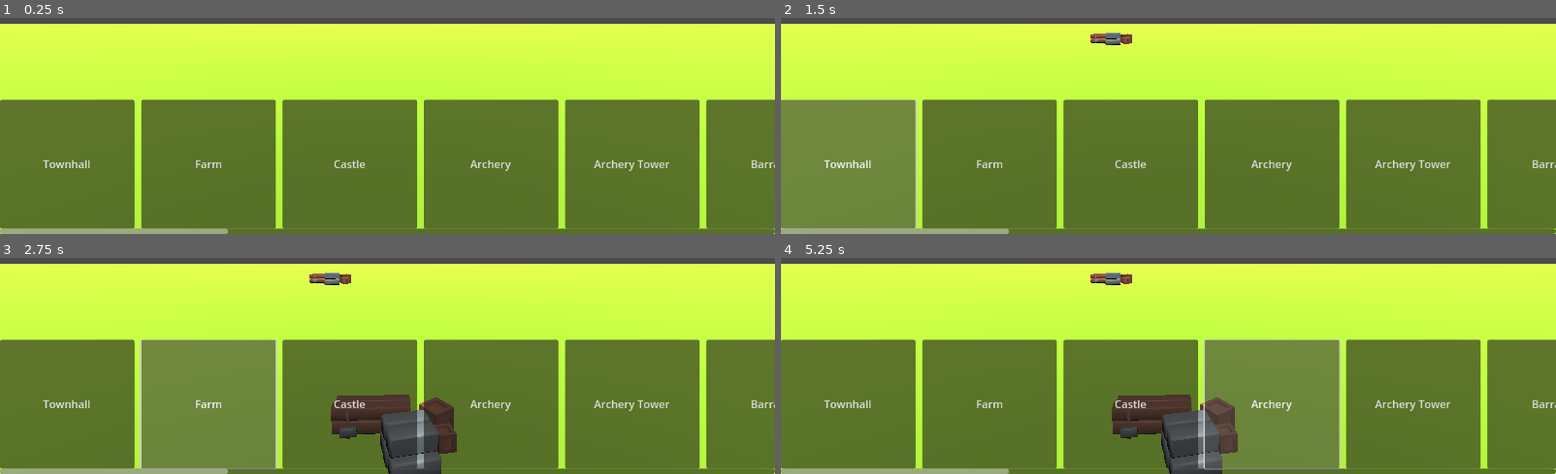
Above: before the commit, frames 1-4 (two rows, left to right).
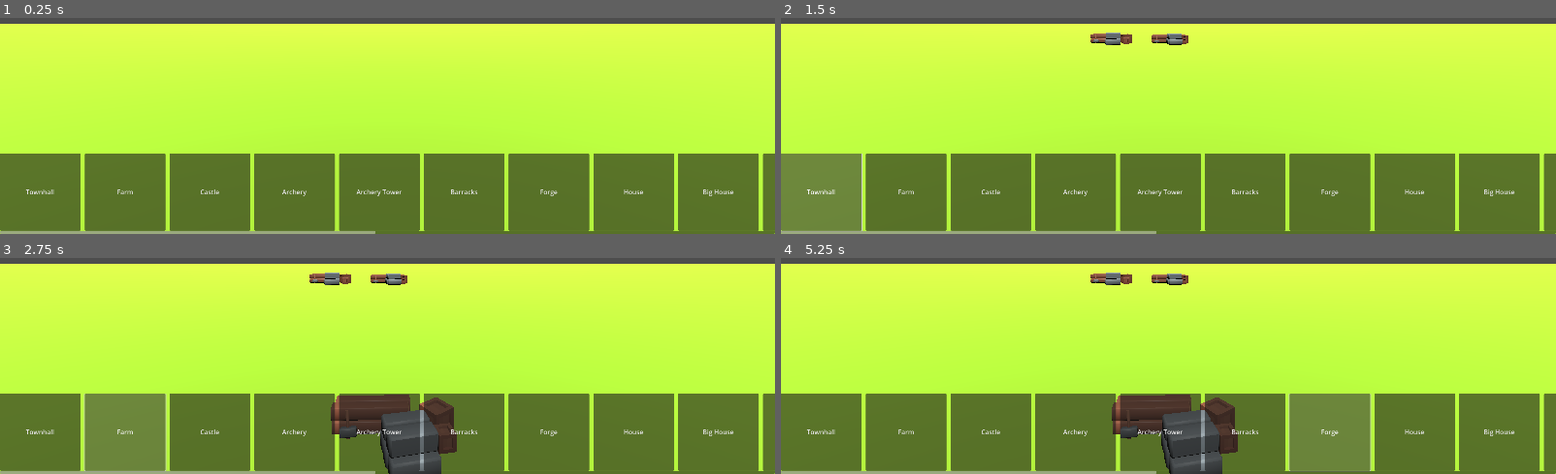
Above: after the commit, the same moments.

Repository: bocdagla/wild-jam-69
Game: Godot game, scene res://scenes/dev/buildings_test.tscn
Same seed, same stepped clock (60 frames per second), same inputs: the game is played once before the commit and once after it. This scene is started directly instead of the project's main scene.
Inputs (mouse positions are in pixels of both pictures, inside the frame that each line leads up to):
- Up to frame 1 (0.25 s): no input
- Up to frame 2 (1.5 s): click "Castle" at 0.5 s; click "Townhall" at 1.25 s
- Up to frame 3 (2.75 s): click "Farm" at 2 s
- Up to frame 4 (5.25 s): click "Archery" at 2.75 s; click "Archery Tower" at 3.5 s; click "Barracks" at 4.25 s; click (1331, 432) at 5 s, where only the run after the commit has a clickable "Forge"

The runs differ from the first frame. In frame 1, 29% of the frame differs, in the area x 0-100%, y 37-100%; in frame 2, 29%; in frame 3, 29%; in frame 4, 29%, in the area x 0-100%, y 7-100%.
Error before the commit: Invalid assignment of property or key 'position' with value of type 'Vector3' on a base object of type 'Nil'. (res://scripts/gameplay/building_creation/grid.gd…
Error after the commit: Invalid access to property or key 'name' on a base object of type 'Nil'. (res://scripts/gameplay/building_creation/building_manager.gd:107)

Commit message:
add gameflow

Diff:
--- a/prefabs/gameplay/buildings/castle.tscn
+++ b/prefabs/gameplay/buildings/castle.tscn
@@ -1,8 +1,23 @@
-[gd_scene load_steps=2 format=3 uid="uid://dgr0c4e7pmgq4"]
+[gd_scene load_steps=6 format=3 uid="uid://dgr0c4e7pmgq4"]
 
 [ext_resource type="PackedScene" uid="uid://cet4dkk1vr7qq" path="res://art/models/blue/building_castle_blue.gltf" id="1_34jfv"]
+[ext_resource type="Script" path="res://scripts/gameplay/building/building.gd" id="1_chloh"]
+[ext_resource type="PackedScene" uid="uid://dkhwym6d6kpln" path="res://art/models/neutral/building_stage_A.gltf" id="4_ky28f"]
+[ext_resource type="PackedScene" uid="uid://driwwbxdms2ir" path="res://art/models/neutral/building_stage_B.gltf" id="5_aarwv"]
+[ext_resource type="PackedScene" uid="uid://dxdj7npvbnhco" path="res://art/models/neutral/building_stage_C.gltf" id="6_efrr7"]
 
-[node name="Castle" type="Node3D"]
+[node name="Castle" type="Node3D" node_paths=PackedStringArray("_main_structure")]
+transform = Transform3D(1.2, 0, 0, 0, 1.2, 0, 0, 0, 1.2, 0, 0, 0)
+script = ExtResource("1_chloh")
+_main_structure = NodePath("building_castle_blue2")
 
 [node name="building_castle_blue2" parent="." instance=ExtResource("1_34jfv")]
-transform = Transform3D(1.2, 0, 0, 0, 1.2, 0, 0, 0, 1.2, 0, 0, 0)
+
+[node name="building_stage_A2" parent="." instance=ExtResource("4_ky28f")]
+transform = Transform3D(1.5, 0, 0, 0, 1.5, 0, 0, 0, 1.5, 0, 0, 0)
+
+[node name="building_stage_B2" parent="." instance=ExtResource("5_aarwv")]
+transform = Transform3D(1.5, 0, 0, 0, 1.5, 0, 0, 0, 1.5, 0, 0, 0)
+
+[node name="building_stage_C2" parent="." instance=ExtResource("6_efrr7")]
+transform = Transform3D(1.5, 0, 0, 0, 1.5, 0, 0, 0, 1.5, 0, 0, 0)
--- a/project.godot
+++ b/project.godot
@@ -18,6 +18,11 @@
 [autoload]
 
 SceneLoader="*res://scripts/autoloads/scene_loader.gd"
+
+[display]
+
+window/size/viewport_width=1920
+window/size/viewport_height=1080
 
 [file_customization]
 
--- a/resources/buildings/farm.tres
+++ b/resources/buildings/farm.tres
@@ -1,6 +1,6 @@
 [gd_resource type="Resource" script_class="BuildingRecord" load_steps=2 format=3 uid="uid://881ixbkvvik1"]
 
-[ext_resource type="Script" path="res://scripts/resources/Building.gd" id="1_jyg7y"]
+[ext_resource type="Script" path="res://scripts/resources/building_record.gd" id="1_jyg7y"]
 
 [resource]
 script = ExtResource("1_jyg7y")
--- a/resources/buildings/town_hall.tres
+++ b/resources/buildings/town_hall.tres
@@ -1,6 +1,6 @@
 [gd_resource type="Resource" script_class="BuildingRecord" load_steps=2 format=3 uid="uid://cgu15mlsrt7cw"]
 
-[ext_resource type="Script" path="res://scripts/resources/Building.gd" id="1_gxkwo"]
+[ext_resource type="Script" path="res://scripts/resources/building_record.gd" id="1_gxkwo"]
 
 [resource]
 script = ExtResource("1_gxkwo")
--- a/scenes/dev/buildings_test.tscn
+++ b/scenes/dev/buildings_test.tscn
@@ -1,7 +1,7 @@
 [gd_scene load_steps=6 format=3 uid="uid://pi5wn32dkb5g"]
 
 [ext_resource type="PackedScene" uid="uid://b217m2gh7rwaf" path="res://prefabs/gameplay/building_creation/grid.tscn" id="1_qlrft"]
-[ext_resource type="Script" path="res://scripts/gameplay/camera/Camera3D.gd" id="1_u3a57"]
+[ext_resource type="Script" path="res://scripts/gameplay/camera/camera_control.gd" id="1_u3a57"]
 [ext_resource type="Script" path="res://scripts/gameplay/building_creation/building_manager.gd" id="2_l0oon"]
 
 [sub_resource type="StandardMaterial3D" id="StandardMaterial3D_x4cuk"]
--- a/scenes/dev/exeon.tscn
+++ b/scenes/dev/exeon.tscn
@@ -1,6 +1,6 @@
 [gd_scene load_steps=2 format=3 uid="uid://5krc1ug3cjim"]
 
-[ext_resource type="Script" path="res://scripts/gameplay/turn_manager/turn_manager.gd" id="1_w2psw"]
+[ext_resource type="Script" path="res://scripts/gameplay/game_flow/turn_manager.gd" id="1_w2psw"]
 
 [node name="Exeon" type="Node3D"]
 
--- a/scripts/gameplay/camera/Camera3D.gd
+++ b/scripts/gameplay/camera/camera_control.gd
@@ -1,8 +1,12 @@
 extends Camera3D
 
+@export var active: bool = true;
 var camera_speed : float = 100.0
 
 func _process(delta):
+	if not active:
+		return;
+
 	var camera_movement = Vector3.ZERO
 	if Input.is_action_pressed("left"):
 		print("estoy pulsando izquierda")
--- /dev/null
+++ b/scripts/gameplay/game_flow/event_manager.gd
@@ -0,0 +1,11 @@
+extends Node
+
+
+# Called when the node enters the scene tree for the first time.
+func _ready() -> void:
+	pass # Replace with function body.
+
+
+# Called every frame. 'delta' is the elapsed time since the previous frame.
+func _process(delta: float) -> void:
+	pass
--- /dev/null
+++ b/scripts/gameplay/game_flow/game_manager.gd
@@ -0,0 +1,82 @@
+class_name GameManager;
+extends Node
+
+@export var first_attack_turn := 10;
+@export var first_attack_defense := 10;
+@export var second_attack_turn := 20;
+@export var second_attack_defense := 10;
+@export var last_attack_turn := 30;
+@export var last_attack_defense := 10;
+
+@onready var build_ui: CanvasLayer = %BuildUI
+@onready var main_camera: Camera3D = %MainCamera
+@onready var turn_manager: TurnManager = %TurnManager
+@onready var resource_manager: ResourceManager = %ResourceManager
+@onready var game_over_ui: CanvasLayer = %GameOverUI
+
+enum GAME_STATE { STARTING, TUTORIAL, PLAYING, FIRST_ATTACK, SECOND_ATTACK, FINAL_ATTACK, GAMEOVER };
+var state: GAME_STATE = GAME_STATE.STARTING;
+
+func _ready() -> void:
+	turn_manager.turn_started.connect(_on_turn_start);
+	call_deferred("_on_tutorial_finished");
+
+func _change_state(new_state: GAME_STATE):
+	match new_state:
+		GAME_STATE.STARTING:
+			game_over_ui.visible = false;
+			build_ui.visible = false;
+			pass
+
+		GAME_STATE.TUTORIAL:
+			print("tutorial");
+			game_over_ui.visible = false;
+			build_ui.visible = false;
+			pass
+
+		GAME_STATE.PLAYING:
+			game_over_ui.visible = false;
+			build_ui.visible = true;
+			pass
+
+		GAME_STATE.FIRST_ATTACK:
+			print("Firsst Attack");
+			game_over_ui.visible = false;
+			build_ui.visible = false;
+			_change_state(GAME_STATE.GAMEOVER);
+			pass
+
+		GAME_STATE.SECOND_ATTACK:
+			print("Second Attack");
+			game_over_ui.visible = false;
+			build_ui.visible = false;
+			_change_state(GAME_STATE.GAMEOVER);
+			pass
+
+		GAME_STATE.FINAL_ATTACK:
+			print("Final Attack");
+			game_over_ui.visible = false;
+			build_ui.visible = false;
+			_change_state(GAME_STATE.GAMEOVER);
+			pass
+
+		GAME_STATE.GAMEOVER:
+			build_ui.visible = false;
+			game_over_ui.visible = true;
+			print("Game Over");
+			pass
+
+func _on_tutorial_finished():
+	_change_state(GAME_STATE.PLAYING);
+
+func _on_turn_start(turn: int):
+	match turn:
+		first_attack_turn:
+			_change_state(GAME_STATE.FIRST_ATTACK);
+		second_attack_turn:
+			_change_state(GAME_STATE.SECOND_ATTACK);
+		last_attack_turn:
+			_change_state(GAME_STATE.FINAL_ATTACK)
+
+func _on_restart_pressed():
+	get_tree().reload_current_scene();
--- a/scripts/gameplay/turn_manager/turn_manager.gd
+++ b/scripts/gameplay/game_flow/turn_manager.gd
@@ -1,12 +1,13 @@
 class_name TurnManager;
 extends Node
 
-@export var last_turn := 30
+
 @export var turn_label : Label
 @export var end_game_message : Label
 var current_turn := 1
 
 signal turn_ended();
+signal turn_started(turn: int);
 
 func _ready():
 	turn_label.text = str(current_turn);
@@ -15,15 +16,10 @@
 # Función para avanzar al siguiente turno
 func next_turn():
 	current_turn += 1
-	update_game_state()
 	print("Turno actual: %s" % current_turn)
 	turn_label.text = str(current_turn);
 	turn_ended.emit();
-
-# Actualiza el estado del juego al cambiar de turno
-func update_game_state():
-	if current_turn >= last_turn:
-		end_game_message.visible = true
+	turn_started.emit(current_turn);
 
 # Puedes conectar esta función a un botón en tu interfaz de usuario
 func _on_TurnButton_pressed():
Not shown, changed: scenes/dev/bocdagla.tscn
Renamed: scripts/resources/Building.gd -> scripts/resources/building_record.gd
